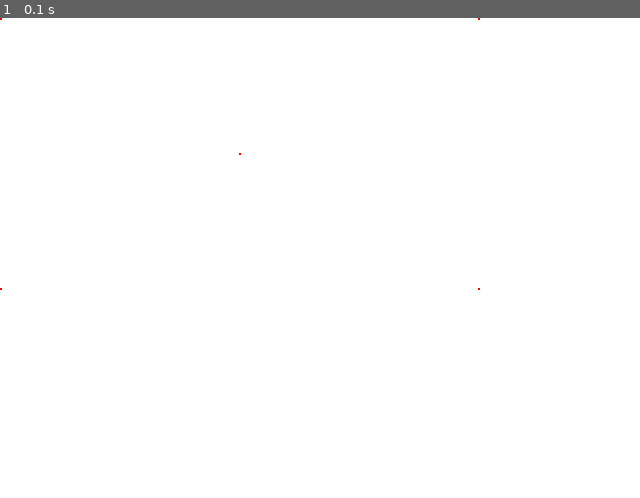
Above: before the commit, frame 1.
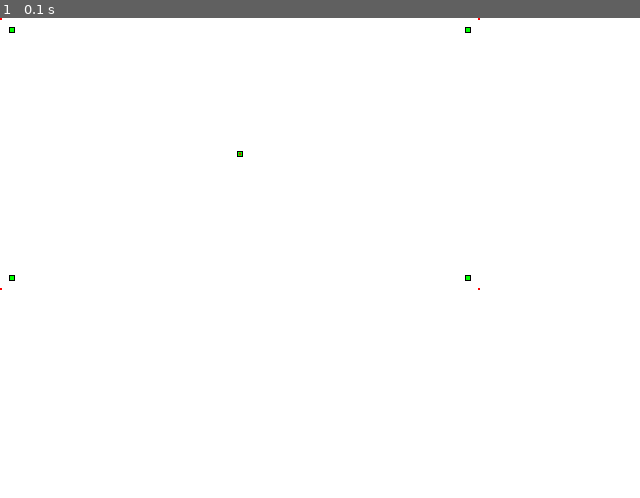
Above: after the commit, the same moment.

Repository: Jyny/gas_gun
Game: pygame game, started from gas_gun.py
Same seed, same stepped clock (60 frames per second), same inputs: the game is played once before the commit and once after it.
Inputs:
- Up to frame 1 (0.1 s): no input

The runs differ from the first frame. In frame 1, less than 0.1% of the frame differs, in the area x 1-74%, y 1-55%.

Commit message:
add reso.

Diff:
--- a/gas_gun.py
+++ b/gas_gun.py
@@ -218,16 +218,25 @@
 YELLOW = (255, 255,   0)
 PERPLE  = (255,   0, 255)
 
+# resolution 0-479 0-271
 screen = pygame.display.set_mode([640, 480])
 screen.fill(WHITE)
-                                # 0-479 0-271 full resolution
-                                # 240  136 half resolution
 x = -1
 y = -1
 
 #main
 while True:
 	screen.fill(WHITE)
+	pygame.draw.rect(screen, BLACK, [  9,  9, 6, 6])
+	pygame.draw.rect(screen, BLACK, [465,  9, 6, 6])
+	pygame.draw.rect(screen, BLACK, [  9,257, 6, 6])
+	pygame.draw.rect(screen, BLACK, [465,257, 6, 6])
+	pygame.draw.rect(screen, BLACK, [237,133, 6, 6])
+	pygame.draw.rect(screen, GREEN, [ 10, 10, 4, 4])
+	pygame.draw.rect(screen, GREEN, [466, 10, 4, 4])
+	pygame.draw.rect(screen, GREEN, [ 10,258, 4, 4])
+	pygame.draw.rect(screen, GREEN, [466,258, 4, 4])
+	pygame.draw.rect(screen, GREEN, [238,134, 4, 4])
 	pygame.draw.rect(screen, RED, [  0,  0, 2, 2])
 	pygame.draw.rect(screen, RED, [478,  0, 2, 2])
 	pygame.draw.rect(screen, RED, [  0,270, 2, 2])
